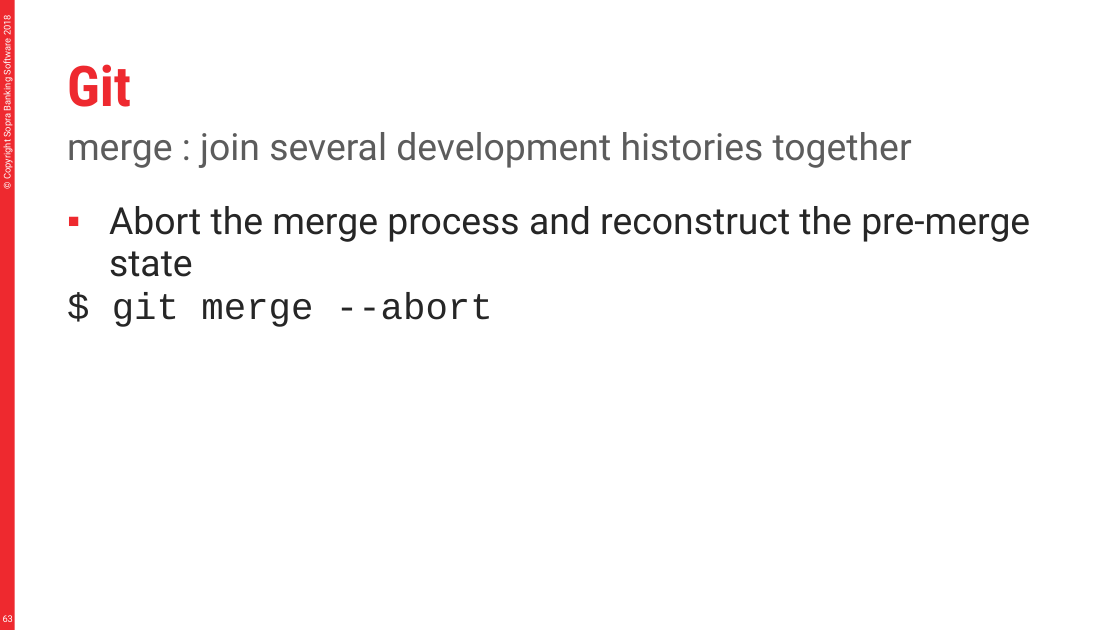
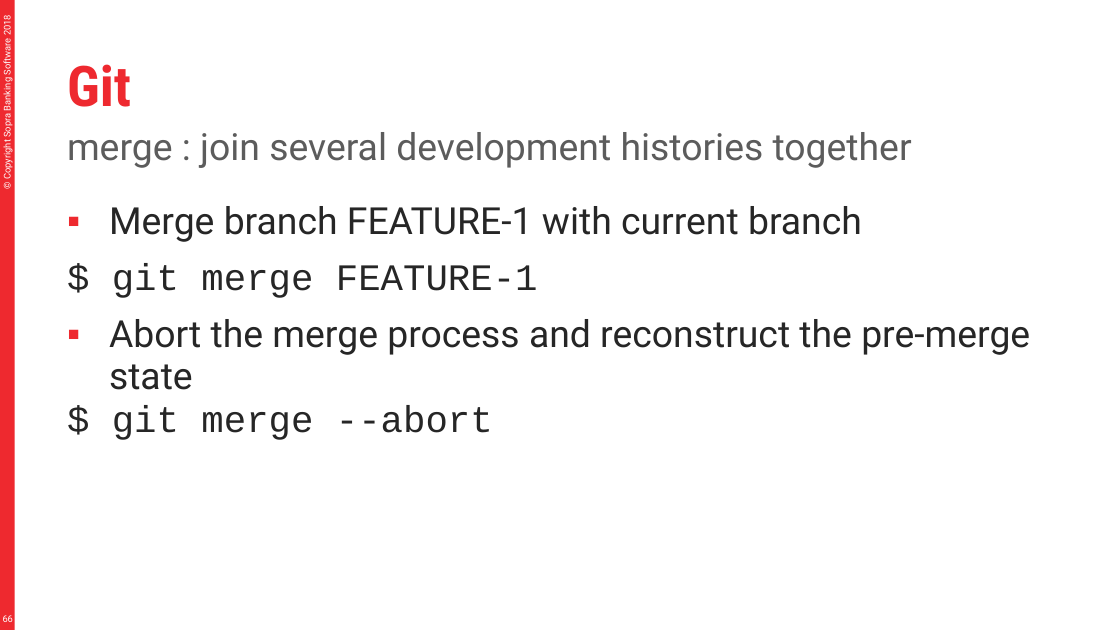
Before and after one commit to divesh979/murari, a slide deck: slide 66 of material/Git.pptx (slide 63 before the commit). Drawn at 1120x630 pixels with LibreOffice and Linux fonts; fonts in the diff are those of the drawing. Boxes give left, top, right and bottom in pixels: in the first picture for what was removed or moved away, otherwise in the second. Text is boxed around its words. In the diff, an @@ line names an element or a change of style, - is before the commit and + after.

```diff
--- a/material/Git.pptx
+++ b/material/Git.pptx
@@ text at [109,206,862,298]: paragraphs added @@
+▪ Merge branch FEATURE-1 with current branch
+$ git merge FEATURE-1
@@ page number at [3,615,13,622]: text changed @@
-63
+66
```
Also in this commit, not shown: 17 other slides changed, 3 slides added, 2 other files.
